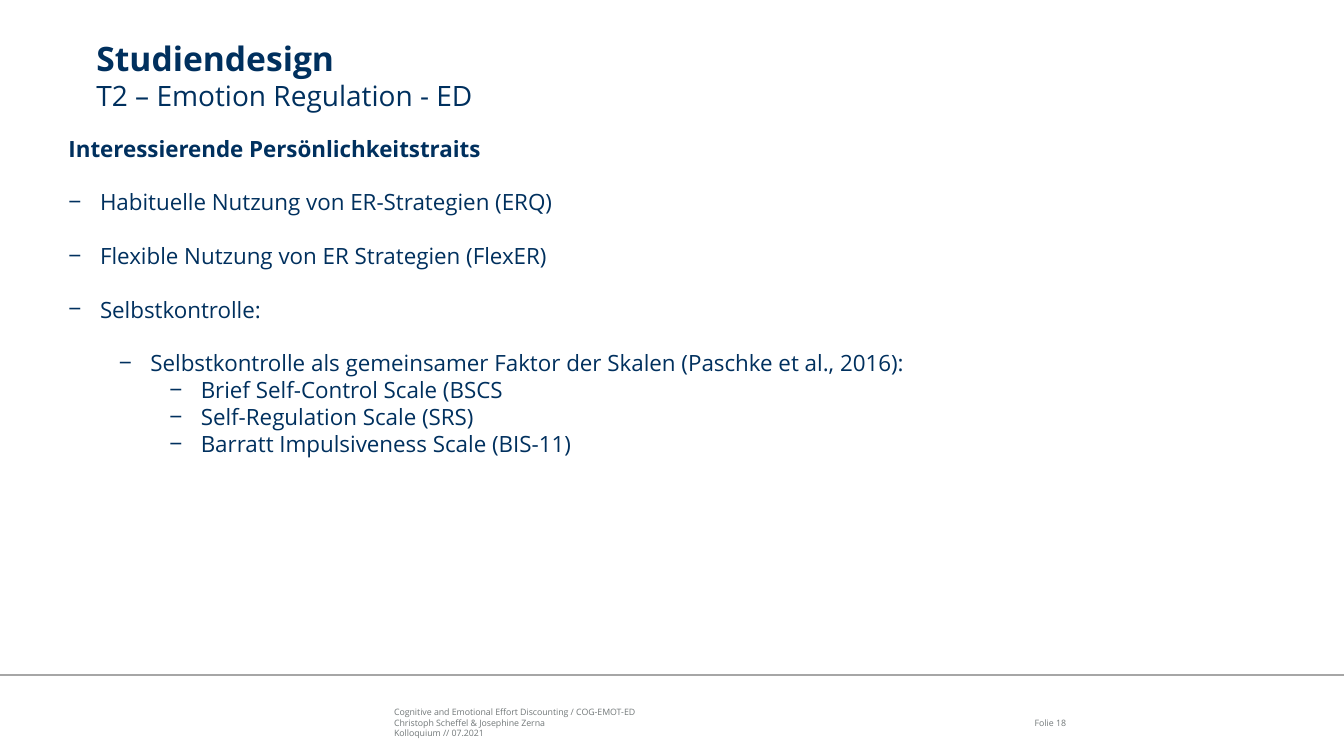
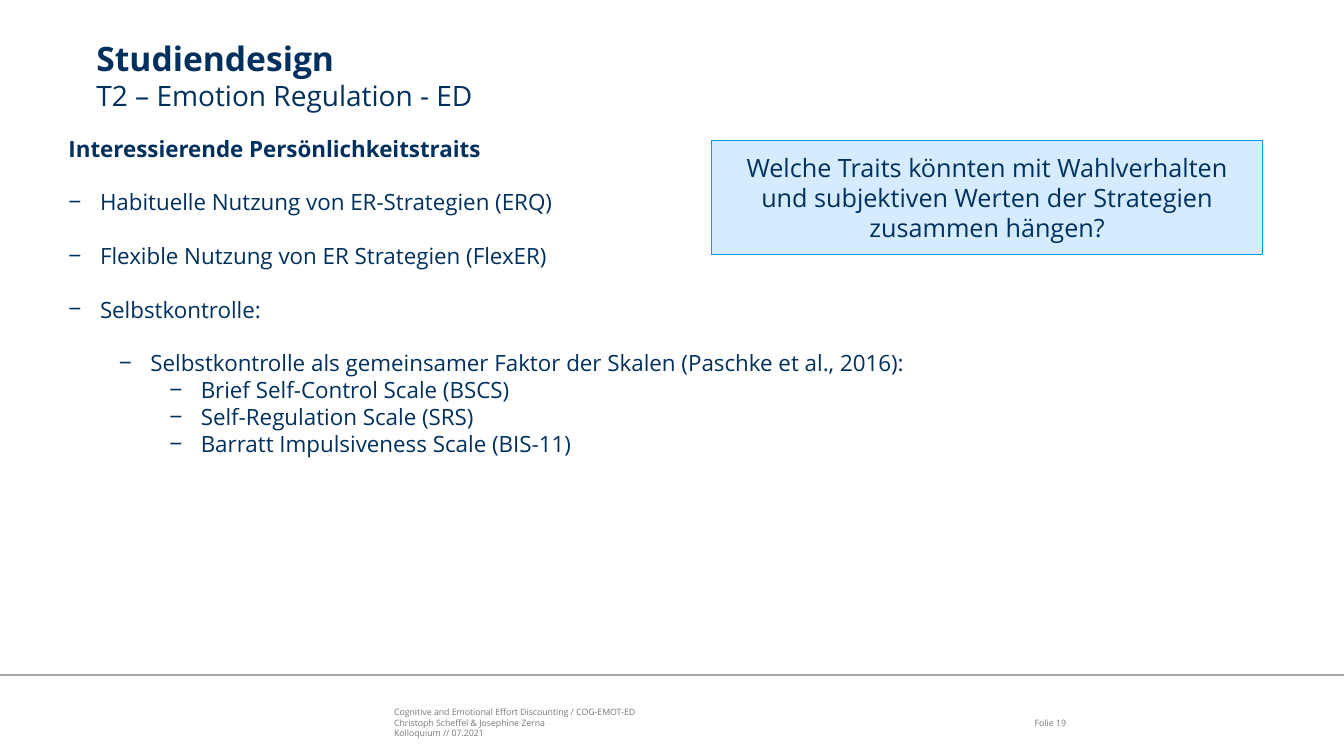
Before and after one commit to ChScheffel/CAD, a slide deck: slide 19 of 99_Thinktank/Talks/21-07-06_Kolloquium/Kolloquium_COG-ER-ED.pptx (slide 18 before the commit). Drawn at 1344x756 pixels with LibreOffice and Linux fonts; fonts in the diff are those of the drawing; background and template pictures are left out. Boxes give left, top, right and bottom in pixels: in the first picture for what was removed or moved away, otherwise in the second. Text is boxed around its words. In the diff, an @@ line names an element or a change of style, - is before the commit and + after.

Commit message:
fixed typos

```diff
--- a/99_Thinktank/Talks/21-07-06_Kolloquium/Kolloquium_COG-ER-ED.pptx
+++ b/99_Thinktank/Talks/21-07-06_Kolloquium/Kolloquium_COG-ER-ED.pptx
@@ rectangle added at (x1=712, y1=140, x2=1263, y2=254), fill #D5EBFF, outline #009EE0 0.5 pt, 18 pt, text #00305E @@
+Welche Traits könnten mit Wahlverhalten und subjektiven Werten der Strategien zusammen hängen?
@@ text at (x1=201, y1=381, x2=509, y2=402): text changed @@
-    − Brief Self-Control Scale (BSCS
+    − Brief Self-Control Scale (BSCS)
```
Also in this commit, not shown: 2 other slides changed, 1 slide added.
